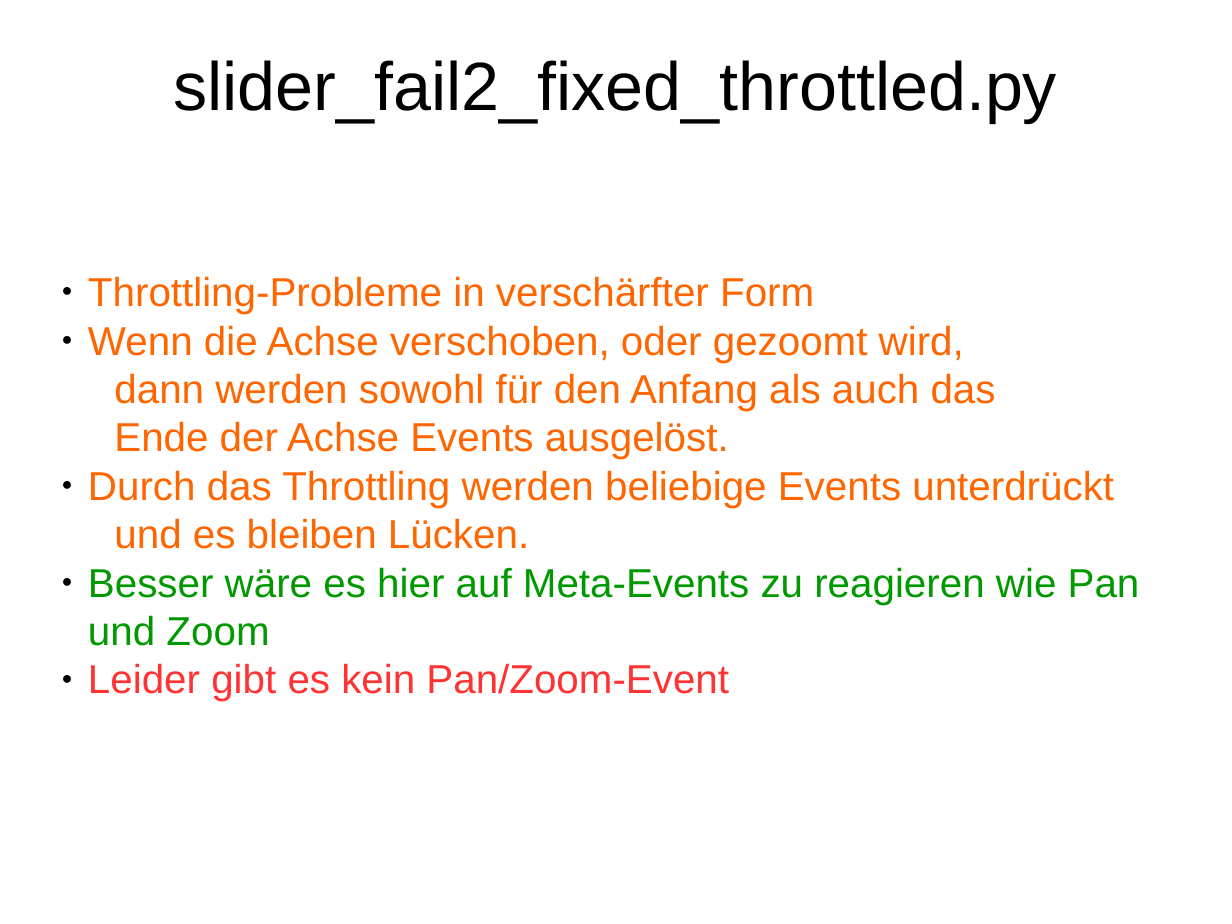
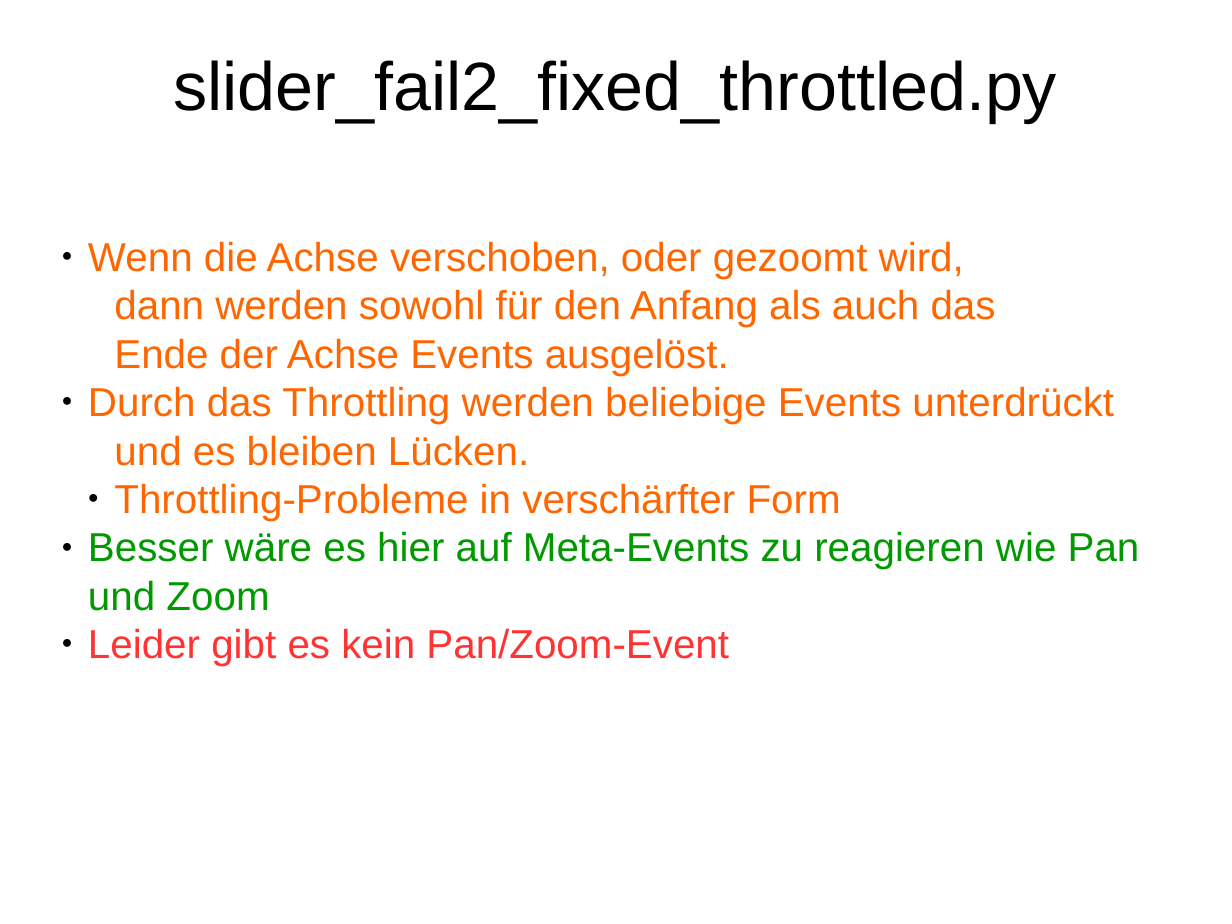
Before and after one commit to Inqbus/python_summit, a slide deck: slide 62 of vortrag/bokeh_sandra.odp. Drawn at 1232x924 pixels with LibreOffice and Linux fonts; fonts in the diff are those of the drawing. Boxes give left, top, right and bottom in pixels: in the first picture for what was removed or moved away, otherwise in the second. Text is boxed around its words. In the diff, an @@ line names an element or a change of style, - is before the commit and + after.

```diff
--- a/vortrag/bokeh_sandra.odp
+++ b/vortrag/bokeh_sandra.odp
@@ subtitle "Wenn die Achse verschoben, oder ...": place and size @@
-subtitle "Wenn die Achse verschoben, oder ..." at [88, 276, 1140, 701]
+subtitle "Wenn die Achse verschoben, oder ..." at [88, 241, 1140, 666]
@@ subtitle at [88, 276, 814, 314]: paragraph removed @@
-● Throttling-Probleme in verschärfter Form
@@ subtitle at [114, 483, 841, 521]: paragraph added @@
+  ● Throttling-Probleme in verschärfter Form
```
Also in this commit, not shown: 7 other slides changed.
